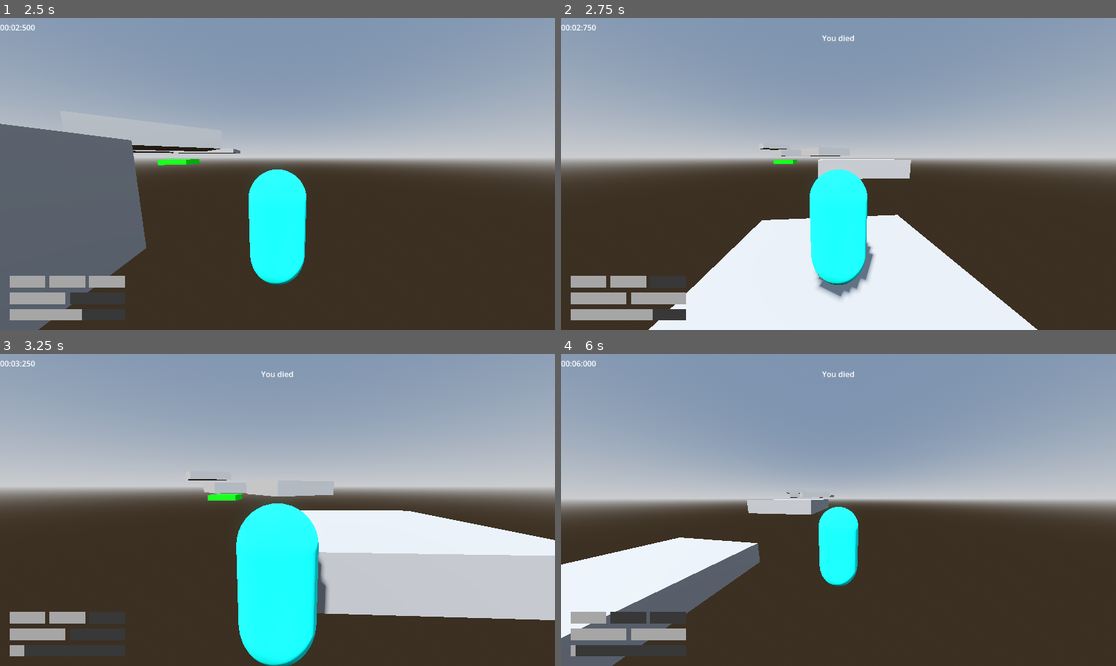
Above: before the commit, frames 1-4 (two rows, left to right).
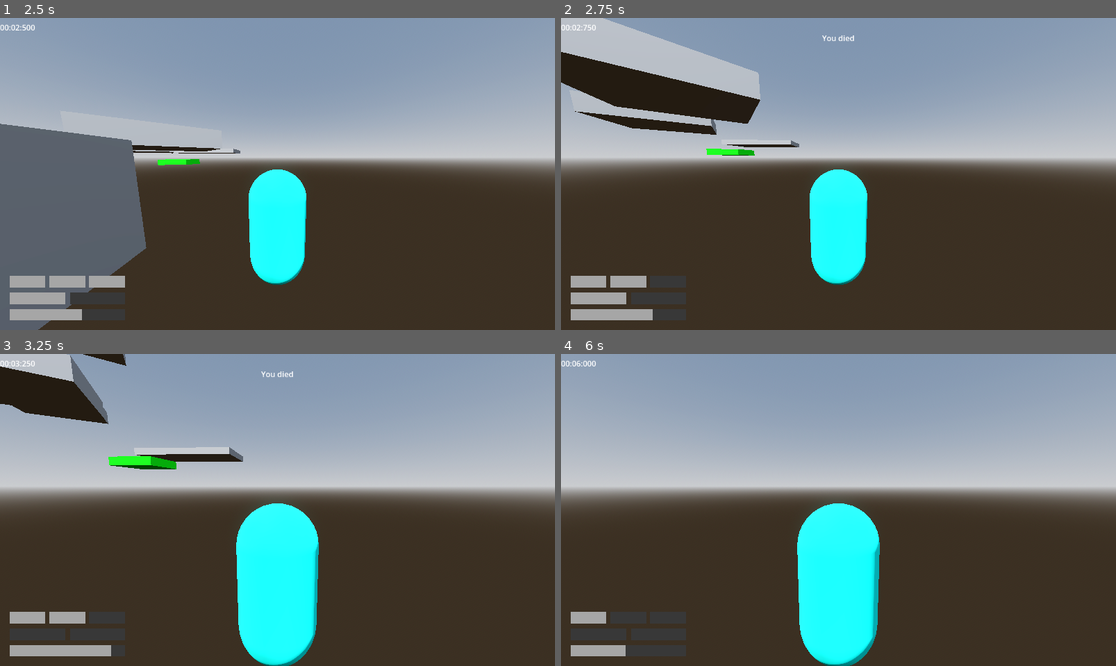
Above: after the commit, the same moments.

Repository: jpvds1/DDJD
Game: Godot game, scene res://scenes/levels/level_1.tscn
Same seed, same stepped clock (60 frames per second), same inputs: the game is played once before the commit and once after it.
Inputs (mouse positions are in pixels of both pictures, inside the frame that each line leads up to):
- Up to frame 1 (2.5 s): tap Enter at 0.5 s; move the mouse to (305, 174) at 0.52 s; hold W (move_forwards) from 0.53 s (still down); tap Q (dash) at 0.6, 1.35, 2.3 s; tap Space (jump) at 0.77, 1.52 s; move the mouse to (249, 174) at 1.27 s; move the mouse to (288, 167) at 2.02 s; hold Shift (sprint) from 2.03 s (still down)
- Up to frame 2 (2.75 s): keep holding W (move_forwards); keep holding Shift (sprint)
- Up to frame 3 (3.25 s): keep holding W (move_forwards); move the mouse to (271, 516) at 2.77 s; release Shift (sprint) at 2.78 s; tap Q (dash) at 2.85 s; tap Space (jump) at 3.02 s
- Up to frame 4 (6 s): move the mouse to (877, 513) at 3.52 s; tap Q (dash) at 3.6, 4.55, 5.1, 5.85 s; tap Space (jump) at 3.77, 4.52 s; move the mouse to (794, 506) at 4.27 s; tap Shift (sprint) at 4.35 s; move the mouse to (844, 510) at 5.02 s; move the mouse to (816, 503) at 5.77 s; release W (move_forwards) at 5.78 s; hold D (move_right) from 5.78 s (still down)

Frame 1 is identical in both runs. In frame 2, 25% of the frame differs, in the area x 0-86%, y 0-100%; in frame 3, 19%; in frame 4, 25%, in the area x 0-100%, y 5-100%.

Commit message:
refactor: moved responsability to level script

Diff:
--- a/platformer-game/scenes/levels/level_1.tscn
+++ b/platformer-game/scenes/levels/level_1.tscn
@@ -75,6 +75,7 @@
 
 [node name="CanvasLayer" parent="." unique_id=9067626 instance=ExtResource("5_6761a")]
 player_path = NodePath("../CharacterBody3D")
+level_path = NodePath("..")
 
 [node name="EndPlatform" parent="." unique_id=537576493 instance=ExtResource("5_sk5k4")]
 transform = Transform3D(15, 0, 0, 0, 1, 0, 0, 0, 9, 10.144826, 3.9999652, 46.728928)
--- a/platformer-game/scenes/ui/main_UI.tscn
+++ b/platformer-game/scenes/ui/main_UI.tscn
@@ -120,6 +120,11 @@
 horizontal_alignment = 1
 vertical_alignment = 1
 
+[node name="TimeLabel" type="Label" parent="LevelCompleteOverlay/CenterContainer/PanelContainer/VBoxContainer" unique_id=2002693859]
+layout_mode = 2
+horizontal_alignment = 1
+vertical_alignment = 1
+
 [node name="RestartButton" type="Button" parent="LevelCompleteOverlay/CenterContainer/PanelContainer/VBoxContainer" unique_id=417322398]
 layout_mode = 2
 text = "Restart Level"
--- a/platformer-game/scripts/player/capsule_character.gd
+++ b/platformer-game/scripts/player/capsule_character.gd
@@ -31,12 +31,6 @@
 const JUMP_BUFFER_TIME = 0.12
 
 # ---------------------------------------------------------
-# Survival constants
-# ---------------------------------------------------------
-
-const MAX_LIVES = 3
-
-# ---------------------------------------------------------
 # Runtime state
 # ---------------------------------------------------------
 
@@ -49,13 +43,7 @@
 var extra_jumps_left := MAX_EXTRA_JUMPS
 var can_cut_current_jump := false
 
-var last_checkpoint_position: Vector3
-var has_checkpoint := false
-
-var lives := MAX_LIVES
-
 var controls_locked := false
-var level_completed := false
 
 # ---------------------------------------------------------
 # Node references
@@ -69,14 +57,13 @@
 # Signals
 # ---------------------------------------------------------
 
-signal lives_changed(current_lives: int, max_lives: int)
 signal extra_jumps_changed(current_extra_jumps: int, max_extra_jumps: int)
 signal dash_cooldown_started(duration: float)
 signal dash_ready()
 
-signal checkpoint_reached()
-signal player_unalived()
-signal end_reached()
+signal unalive_requested()
+signal checkpoint_requested()
+signal finish_requested()
 
 # ---------------------------------------------------------
 # Setup
@@ -85,8 +72,6 @@
 func _ready() -> void:
 	Input.set_mouse_mode(Input.MOUSE_MODE_CAPTURED)
 	add_to_group("player")
-	last_checkpoint_position = global_position
-	has_checkpoint = true
 
 func _unhandled_input(event):
 	if controls_locked:
@@ -274,24 +259,32 @@
 	print("Animation changed from: " + old_name + " to " + new_name)
 
 # ---------------------------------------------------------
-# Checkpoint / respawn
-# ---------------------------------------------------------
-
-func set_checkpoint(pos: Vector3) -> void:
-	last_checkpoint_position = pos
-	has_checkpoint = true
-	checkpoint_reached.emit()
-
-func respawn() -> void:
-	if not has_checkpoint:
-		return
-
-	global_position = last_checkpoint_position
+# Requests to level
+# ---------------------------------------------------------
+
+func request_unalive() -> void:
+	unalive_requested.emit()
+
+func request_checkpoint(pos: Vector3) -> void:
+	checkpoint_requested.emit(pos)
+
+func request_finish() -> void:
+	finish_requested.emit()
+
+# ---------------------------------------------------------
+# Level-controlled player state
+# ---------------------------------------------------------
+
+func teleport_to_position(pos: Vector3) -> void:
+	global_position = pos
+
+func reset_movement_state() -> void:
 	velocity = Vector3.ZERO
 
 	is_dashing = false
 	can_dash = true
 	dash_direction = Vector3.ZERO
+
 	dash_timer.stop()
 	dash_cooldown_timer.stop()
 
@@ -301,28 +294,25 @@
 	can_cut_current_jump = false
 
 	extra_jumps_changed.emit(extra_jumps_left, MAX_EXTRA_JUMPS)
-
-func unalive() -> void:
-	lives = max(lives - 1, 0)
-	player_unalived.emit()
-	lives_changed.emit(lives, MAX_LIVES)
-	respawn()
-
-func reach_end() -> void:
-	if level_completed:
-		return
-
-	level_completed = true
+	dash_ready.emit()
+
+func respawn_at(pos: Vector3) -> void:
+	teleport_to_position(pos)
+	reset_movement_state()
+
+func lock_controls() -> void:
 	controls_locked = true
-
 	velocity = Vector3.ZERO
-	end_reached.emit()
 	Input.set_mouse_mode(Input.MOUSE_MODE_VISIBLE)
 
+func unlock_controls() -> void:
+	controls_locked = false
+	Input.set_mouse_mode(Input.MOUSE_MODE_CAPTURED)
+
 # ---------------------------------------------------------
 # Helpers
 # ---------------------------------------------------------
 
 func emit_initial_ui_state() -> void:
-	lives_changed.emit(lives, MAX_LIVES)
 	extra_jumps_changed.emit(extra_jumps_left, MAX_EXTRA_JUMPS)
+	dash_ready.emit()
--- a/platformer-game/scripts/systems/checkpoint_platform.gd
+++ b/platformer-game/scripts/systems/checkpoint_platform.gd
@@ -15,5 +15,5 @@
 		return
 
 	if body.is_in_group("player"):
-		body.set_checkpoint(respawn_point.global_position)
+		body.request_checkpoint(respawn_point.global_position)
 		activated = true
--- a/platformer-game/scripts/systems/end_area.gd
+++ b/platformer-game/scripts/systems/end_area.gd
@@ -5,4 +5,4 @@
 
 func _on_body_entered(body: Node3D) -> void:
 	if body.is_in_group("player"):
-		body.reach_end()
+		body.request_finish()
--- a/platformer-game/scripts/systems/killzone.gd
+++ b/platformer-game/scripts/systems/killzone.gd
@@ -7,4 +7,4 @@
 
 func _on_body_entered(body: Node3D) -> void:
 	if body.is_in_group("player"):
-		body.unalive()
+		body.request_unalive()
--- a/platformer-game/scripts/systems/level.gd
+++ b/platformer-game/scripts/systems/level.gd
@@ -1,13 +1,41 @@
 extends Node3D
+
+# ---------------------------------------------------------
+# Constants
+# ---------------------------------------------------------
 
 @export var player_path: NodePath
 @export var ui_path: NodePath
+
+const MAX_LIVES := 3
+
+# ---------------------------------------------------------
+# Runtime vars
+# ---------------------------------------------------------
 
 var player: Node = null
 var ui: Node = null
 
 var run_time := 0.0
 var timer_running := true
+var level_completed := false
+
+var lives := MAX_LIVES
+var current_checkpoint_position := Vector3.ZERO
+var has_checkpoint := false
+
+# ---------------------------------------------------------
+# Signals
+# ---------------------------------------------------------
+
+signal lives_changed(current_lives: int, max_lives: int)
+signal checkpoint_reached()
+signal player_unalived()
+signal run_completed(final_time: String)
+
+# ---------------------------------------------------------
+# Setup
+# ---------------------------------------------------------
 
 func _ready() -> void:
 	player = get_node_or_null(player_path)
@@ -21,10 +49,19 @@
 		push_error("Level: UI not found.")
 		return
 
-	player.end_reached.connect(_on_player_end_reached)
+	player.unalive_requested.connect(_on_player_unalive_requested)
+	player.checkpoint_requested.connect(_on_player_checkpoint_requested)
+	player.finish_requested.connect(_on_player_finish_requested)
 
 	run_time = 0.0
 	timer_running = true
+	level_completed = false
+
+	lives = MAX_LIVES
+	current_checkpoint_position = player.global_position
+	has_checkpoint = false
+
+	lives_changed.emit(lives, MAX_LIVES)
 	_update_ui_timer()
 
 
@@ -35,9 +72,54 @@
 	run_time += delta
 	_update_ui_timer()
 
-func _on_player_end_reached() -> void:
+# ---------------------------------------------------------
+# Player signal handling
+# ---------------------------------------------------------
+
+func _on_player_unalive_requested() -> void:
+	if level_completed:
+		return
+
+	lives = max(lives -1, 0)
+	player_unalived.emit()
+	lives_changed.emit(lives, MAX_LIVES)
+
+	respawn_player()
+
+func _on_player_checkpoint_requested(pos: Vector3) -> void:
+	if level_completed:
+		return
+
+	current_checkpoint_position = pos
+	has_checkpoint = true
+	checkpoint_reached.emit()
+
+func _on_player_finish_requested() -> void:
+	if level_completed:
+		return
+
+	level_completed = true
 	timer_running = false
+
+	player.lock_controls()
+
+	var final_time := _format_time(run_time)
 	_update_ui_timer()
+	run_completed.emit(final_time)
+
+# ---------------------------------------------------------
+# Level actions
+# ---------------------------------------------------------
+
+func respawn_player() -> void:
+	if not has_checkpoint:
+		return
+
+	player.respawn_at(current_checkpoint_position)
+
+# ---------------------------------------------------------
+# UI
+# ---------------------------------------------------------
 
 func _update_ui_timer() -> void:
 	if ui:
--- a/platformer-game/scripts/ui/main_UI.gd
+++ b/platformer-game/scripts/ui/main_UI.gd
@@ -1,6 +1,7 @@
 extends CanvasLayer
 
 @export var player_path: NodePath
+@export var level_path: NodePath
 
 # ---------------------------------------------------------
 # UI components
@@ -20,13 +21,14 @@
 
 # Level finish
 @onready var level_complete_overlay: Control = $LevelCompleteOverlay
+@onready var time_label: Label = $LevelCompleteOverlay/CenterContainer/PanelContainer/VBoxContainer/TimeLabel
 @onready var restart_button: Button = $LevelCompleteOverlay/CenterContainer/PanelContainer/VBoxContainer/RestartButton
 @onready var back_button: Button = $LevelCompleteOverlay/CenterContainer/PanelContainer/VBoxContainer/BackButton
-
 
 var dash_tween: Tween = null
 
 var player: Node = null
+var level: Node = null
 
 # ---------------------------------------------------------
 # Setup
@@ -34,21 +36,26 @@
 
 func _ready() -> void:
 	player = get_node_or_null(player_path)
+	level = get_node_or_null(level_path)
 
 	if player == null:
 		push_error("UI: player_path is not assigned or player was not found.")
 		return
 
-	# Connect to signals
-	player.lives_changed.connect(_on_lives_changed)
+	if level == null:
+		push_error("UI: level_path is not assigned or level was not found.")
+		return
+
+	# Player-driven UI
 	player.extra_jumps_changed.connect(_on_extra_jumps_changed)
-
 	player.dash_cooldown_started.connect(_on_dash_cooldown_started)
 	player.dash_ready.connect(_on_dash_ready)
 
-	player.checkpoint_reached.connect(_on_checkpoint_reached)
-	player.player_unalived.connect(_on_player_unalived)
-	player.end_reached.connect(_on_end_reached)
+	# Level-driven UI
+	level.lives_changed.connect(_on_lives_changed)
+	level.checkpoint_reached.connect(_on_checkpoint_reached)
+	level.player_unalived.connect(_on_player_unalived)
+	level.run_completed.connect(_on_run_completed)
 
 	restart_button.pressed.connect(_on_restart_button_pressed)
 	back_button.pressed.connect(_on_back_button_pressed)
@@ -89,9 +96,14 @@
 func _on_player_unalived() -> void:
 	_show_message("You died")
 
-func _on_end_reached() -> void:
+func _on_run_completed(final_time: String) -> void:
 	level_complete_overlay.visible = true
 	message_label.visible = false
+	time_label.text = "Time: " + final_time
+
+# ---------------------------------------------------------
+# Buttons
+# ---------------------------------------------------------
 
 func _on_restart_button_pressed() -> void:
 	get_tree().reload_current_scene()
@@ -142,5 +154,9 @@
 	ratio = clamp(ratio, 0.0, 1.0)
 	dash_fill.size.x = dash_row.size.x * ratio
 
+# ---------------------------------------------------------
+# UI API
+# ---------------------------------------------------------
+
 func set_timer_text(text: String) -> void:
 	timer_label.text = text
